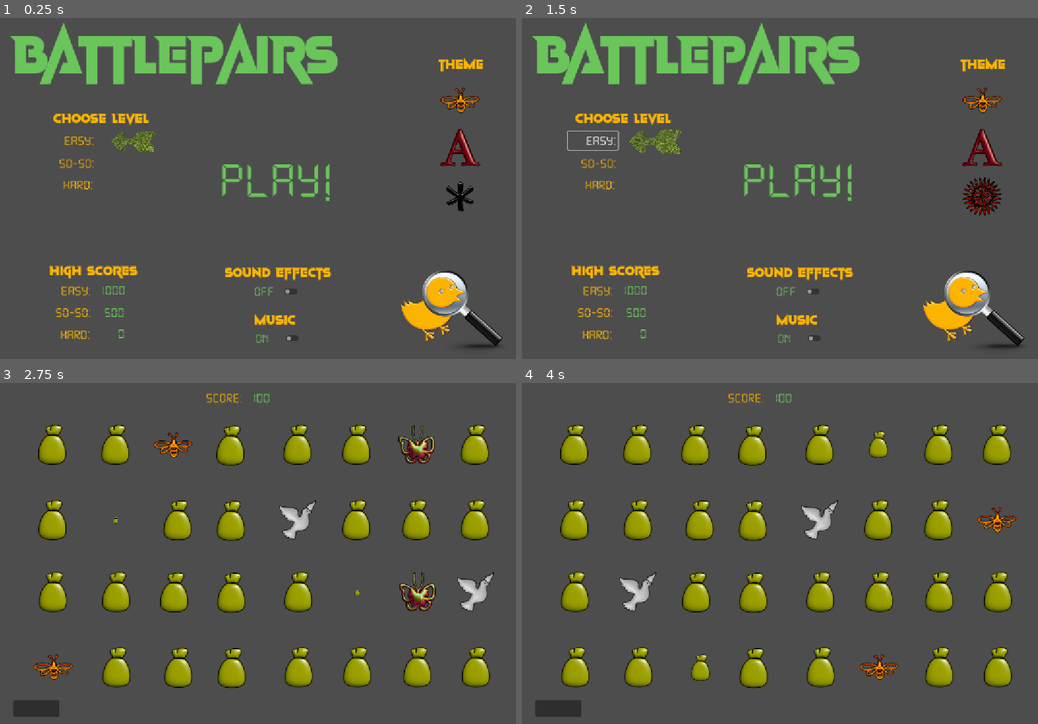
Above: before the commit, frames 1-4 (two rows, left to right).
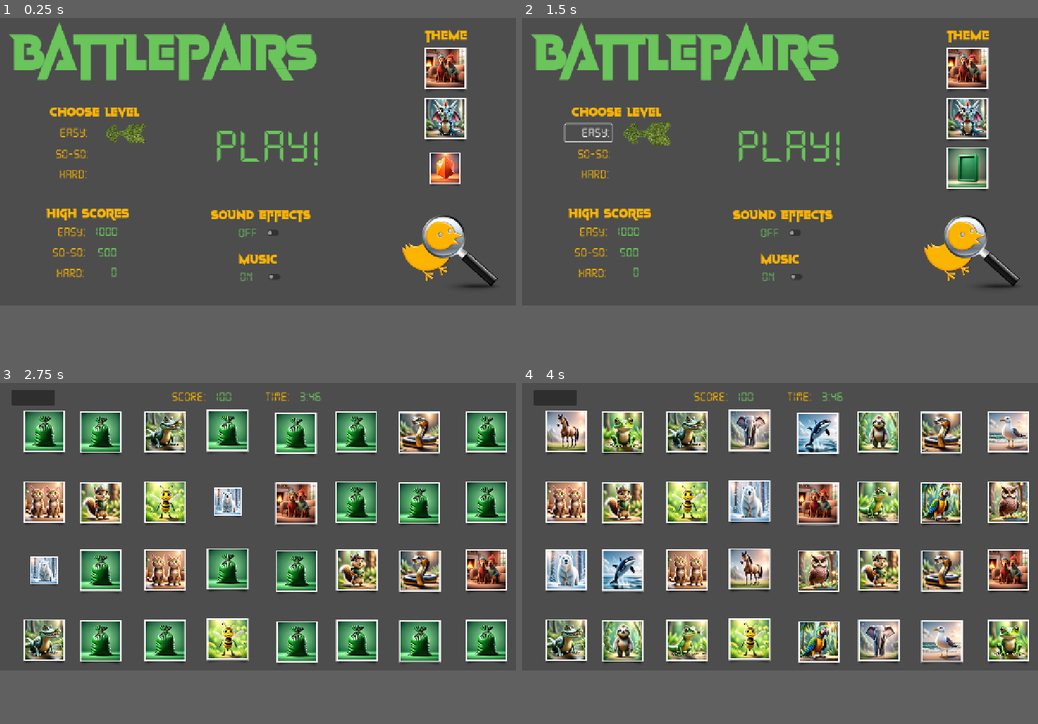
Above: after the commit, the same moments.

Repository: KentGlenn/BattlePairs-godot
Game: Godot game, scene res://scenes/main/main.tscn
The game is run twice, just before and just after one commit, with the same random seed, the same clock (stepped at 60 frames per second) and the same inputs.
Inputs (mouse positions are in pixels of both pictures, inside the frame that each line leads up to):
- Up to frame 1 (0.25 s): no input
- Up to frame 2 (1.5 s): click "Easy:" at 0.5 s; click "Easy:" at 1.25 s
- Up to frame 3 (2.75 s): click "Play!" at 2 s
- Up to frame 4 (4 s): click (558, 706) at 2.77 s; click (800, 546) at 3.5 s, where only the run before the commit has a clickable "Play!"
In our replay, the window is 800x533 before the commit and 800x450 after it. These sizes can differ from the game's own. Grey fills any space a smaller window leaves; there, only what the larger window draws over its background counts as a difference.

The runs differ from the first frame. In frame 1, 17% of the frame differs, in the area x 1-98%, y 1-97%; in frame 2, 17%; in frame 3, 39%; in frame 4, 40%, in the area x 2-99%, y 2-98%.

Commit message:
Switch to AI for themes

Diff:
--- a/project.godot
+++ b/project.godot
@@ -21,6 +21,10 @@
 
 [display]
 
-window/size/viewport_width=1200
-window/size/viewport_height=800
+window/size/viewport_width=1280
+window/size/viewport_height=720
 window/stretch/mode="canvas_items"
+
+[rendering]
+
+textures/vram_compression/import_etc2_astc=true
--- a/scenes/levels/level_1.tscn
+++ b/scenes/levels/level_1.tscn
@@ -1,22 +1,23 @@
-[gd_scene load_steps=4 format=3 uid="uid://iumu3mo5iw6d"]
+[gd_scene load_steps=5 format=3 uid="uid://iumu3mo5iw6d"]
 
 [ext_resource type="Script" uid="uid://bqonemwb1tkx2" path="res://scripts/levels/level_1/level_1.gd" id="1_ksju7"]
 [ext_resource type="PackedScene" uid="uid://botaklbao01nl" path="res://scenes/tile.tscn" id="2_6iamk"]
 [ext_resource type="FontFile" uid="uid://d4ggy3ay8vctd" path="res://fonts/DS-DIGI.TTF" id="3_nsrm0"]
+[ext_resource type="AudioStream" uid="uid://bc81hlvihbx3" path="res://assets/audio/Open Inventory Bag A.wav" id="4_x42e6"]
 
 [node name="Level1" type="Node2D"]
 script = ExtResource("1_ksju7")
 
 [node name="Button" type="Button" parent="."]
-offset_left = 30.0
-offset_top = 744.0
-offset_right = 137.0
-offset_bottom = 782.0
+offset_left = 28.0
+offset_top = 23.0
+offset_right = 135.0
+offset_bottom = 61.0
 
-[node name="Easy" type="Label" parent="."]
-offset_left = 474.0
+[node name="Score" type="Label" parent="."]
+offset_left = 421.0
 offset_top = 23.0
-offset_right = 564.0
+offset_right = 511.0
 offset_bottom = 60.0
 theme_override_colors/font_color = Color(0.988235, 0.709804, 0, 1)
 theme_override_fonts/font = ExtResource("3_nsrm0")
@@ -24,7 +25,7 @@
 text = "Score:"
 horizontal_alignment = 2
 
-[node name="Easy Points" type="Label" parent="Easy"]
+[node name="Points" type="Label" parent="Score"]
 layout_mode = 0
 offset_left = 113.0
 offset_right = 169.0
@@ -34,104 +35,128 @@
 theme_override_font_sizes/font_size = 32
 text = "100"
 
+[node name="Time" type="Label" parent="."]
+offset_left = 629.0
+offset_top = 23.0
+offset_right = 719.0
+offset_bottom = 60.0
+theme_override_colors/font_color = Color(0.988235, 0.709804, 0, 1)
+theme_override_fonts/font = ExtResource("3_nsrm0")
+theme_override_font_sizes/font_size = 32
+text = "Time:"
+horizontal_alignment = 2
+
+[node name="Elapsed" type="Label" parent="Time"]
+layout_mode = 0
+offset_left = 113.0
+offset_right = 169.0
+offset_bottom = 33.0
+theme_override_colors/font_color = Color(0.423529, 0.788235, 0.368627, 1)
+theme_override_fonts/font = ExtResource("3_nsrm0")
+theme_override_font_sizes/font_size = 32
+text = "3:46"
+
 [node name="Tiles-a" type="Node" parent="."]
 
 [node name="Tile1a" parent="Tiles-a" instance=ExtResource("2_6iamk")]
-position = Vector2(71, 100)
+position = Vector2(60, 82)
 
 [node name="Tile2a" parent="Tiles-a" instance=ExtResource("2_6iamk")]
-position = Vector2(218, 100)
+position = Vector2(200, 84)
 
 [node name="Tile3a" parent="Tiles-a" instance=ExtResource("2_6iamk")]
-position = Vector2(353, 101)
+position = Vector2(360, 83)
 
 [node name="Tile4a" parent="Tiles-a" instance=ExtResource("2_6iamk")]
-position = Vector2(486, 102)
+position = Vector2(515, 80)
 
 [node name="Tile5a" parent="Tiles-a" instance=ExtResource("2_6iamk")]
-position = Vector2(642, 100)
+position = Vector2(684, 86)
 
 [node name="Tile6a" parent="Tiles-a" instance=ExtResource("2_6iamk")]
-position = Vector2(779, 100)
+position = Vector2(834, 83)
 
 [node name="Tile7a" parent="Tiles-a" instance=ExtResource("2_6iamk")]
-position = Vector2(919, 100)
+position = Vector2(990, 85)
 
 [node name="Tile8a" parent="Tiles-a" instance=ExtResource("2_6iamk")]
-position = Vector2(1055, 100)
+position = Vector2(1157, 83)
 
 [node name="Tile9a" parent="Tiles-a" instance=ExtResource("2_6iamk")]
-position = Vector2(72, 275)
+position = Vector2(60, 257)
 
 [node name="Tile10a" parent="Tiles-a" instance=ExtResource("2_6iamk")]
-position = Vector2(219, 275)
+position = Vector2(200, 259)
 
 [node name="Tile11a" parent="Tiles-a" instance=ExtResource("2_6iamk")]
-position = Vector2(363, 276)
+position = Vector2(360, 258)
 
 [node name="Tile12a" parent="Tiles-a" instance=ExtResource("2_6iamk")]
-position = Vector2(487, 277)
+position = Vector2(515, 255)
 
 [node name="Tile13a" parent="Tiles-a" instance=ExtResource("2_6iamk")]
-position = Vector2(643, 275)
+position = Vector2(685, 261)
 
 [node name="Tile14a" parent="Tiles-a" instance=ExtResource("2_6iamk")]
-position = Vector2(779, 275)
+position = Vector2(834, 258)
 
 [node name="Tile15a" parent="Tiles-a" instance=ExtResource("2_6iamk")]
-position = Vector2(919, 275)
+position = Vector2(990, 260)
 
 [node name="Tile16a" parent="Tiles-a" instance=ExtResource("2_6iamk")]
-position = Vector2(1055, 275)
+position = Vector2(1157, 258)
 
 [node name="Tiles-b" type="Node2D" parent="."]
 
 [node name="Tile1b" parent="Tiles-b" instance=ExtResource("2_6iamk")]
-position = Vector2(73, 443)
+position = Vector2(60, 425)
 
 [node name="Tile2b" parent="Tiles-b" instance=ExtResource("2_6iamk")]
-position = Vector2(220, 443)
+position = Vector2(200, 427)
 
 [node name="Tile3b" parent="Tiles-b" instance=ExtResource("2_6iamk")]
-position = Vector2(355, 444)
+position = Vector2(360, 426)
 
 [node name="Tile4b" parent="Tiles-b" instance=ExtResource("2_6iamk")]
-position = Vector2(488, 445)
+position = Vector2(515, 423)
 
 [node name="Tile5b" parent="Tiles-b" instance=ExtResource("2_6iamk")]
-position = Vector2(644, 443)
+position = Vector2(686, 429)
 
 [node name="Tile6b" parent="Tiles-b" instance=ExtResource("2_6iamk")]
-position = Vector2(781, 443)
+position = Vector2(836, 426)
 
 [node name="Tile7b" parent="Tiles-b" instance=ExtResource("2_6iamk")]
-position = Vector2(921, 443)
+position = Vector2(992, 428)
 
 [node name="Tile8b" parent="Tiles-b" instance=ExtResource("2_6iamk")]
-position = Vector2(1057, 443)
+position = Vector2(1157, 426)
 
 [node name="Tile9b" parent="Tiles-b" instance=ExtResource("2_6iamk")]
-position = Vector2(74, 618)
+position = Vector2(60, 600)
 
 [node name="Tile10b" parent="Tiles-b" instance=ExtResource("2_6iamk")]
-position = Vector2(221, 618)
+position = Vector2(200, 602)
 
 [node name="Tile11b" parent="Tiles-b" instance=ExtResource("2_6iamk")]
-position = Vector2(365, 619)
+position = Vector2(360, 601)
 
 [node name="Tile12b" parent="Tiles-b" instance=ExtResource("2_6iamk")]
-position = Vector2(489, 620)
+position = Vector2(515, 598)
 
 [node name="Tile13b" parent="Tiles-b" instance=ExtResource("2_6iamk")]
-position = Vector2(645, 618)
+position = Vector2(687, 604)
 
 [node name="Tile14b" parent="Tiles-b" instance=ExtResource("2_6iamk")]
-position = Vector2(781, 618)
+position = Vector2(836, 601)
 
 [node name="Tile15b" parent="Tiles-b" instance=ExtResource("2_6iamk")]
-position = Vector2(921, 618)
+position = Vector2(992, 603)
 
 [node name="Tile16b" parent="Tiles-b" instance=ExtResource("2_6iamk")]
-position = Vector2(1057, 618)
+position = Vector2(1157, 601)
+
+[node name="BagOpenAudio" type="AudioStreamPlayer2D" parent="."]
+stream = ExtResource("4_x42e6")
 
 [connection signal="pressed" from="Button" to="." method="_on_button_pressed"]
--- a/scenes/main/main.tscn
+++ b/scenes/main/main.tscn
@@ -4,11 +4,11 @@
 [ext_resource type="FontFile" uid="uid://b80ijoqhwhrir" path="res://fonts/Maximum Voltage.ttf" id="1_gov4d"]
 [ext_resource type="FontFile" uid="uid://d4ggy3ay8vctd" path="res://fonts/DS-DIGI.TTF" id="2_1l04a"]
 [ext_resource type="Texture2D" uid="uid://q467xj6fh07o" path="res://assets/main/bird_mag.png" id="2_pg7vo"]
+[ext_resource type="Texture2D" uid="uid://bic46i1pt8db5" path="res://assets/themes/animal/2.png" id="4_b1x3f"]
 [ext_resource type="Script" uid="uid://c7khlgax3m3fy" path="res://scripts/main/play.gd" id="5_wc73m"]
 [ext_resource type="Texture2D" uid="uid://bmveir6oifwy0" path="res://assets/main/left_arror.png" id="5_xvgud"]
-[ext_resource type="Texture2D" uid="uid://chwcq88yhrui2" path="res://assets/themes/animal/animal_1.png" id="7_a8run"]
-[ext_resource type="Texture2D" uid="uid://dr62vcgdfwwui" path="res://assets/themes/letter/letter_1.png" id="8_ouso4"]
-[ext_resource type="Texture2D" uid="uid://dgwie230ihjud" path="res://assets/themes/snowflake/snowflake_1.png" id="9_blune"]
+[ext_resource type="Texture2D" uid="uid://drwrnj220ellh" path="res://assets/themes/fantasy/1.png" id="8_ouso4"]
+[ext_resource type="Texture2D" uid="uid://ckdka7l52dnqb" path="res://assets/themes/shapes/1.png" id="9_blune"]
 
 [sub_resource type="ShaderMaterial" id="ShaderMaterial_ouso4"]
 
@@ -16,10 +16,10 @@
 script = ExtResource("1_b1x3f")
 
 [node name="High Score" type="Label" parent="."]
-offset_left = 111.0
-offset_top = 571.0
-offset_right = 322.0
-offset_bottom = 615.0
+offset_left = 112.0
+offset_top = 468.0
+offset_right = 323.0
+offset_bottom = 512.0
 theme_override_colors/font_color = Color(0.988235, 0.709804, 0, 1)
 theme_override_fonts/font = ExtResource("1_gov4d")
 theme_override_font_sizes/font_size = 32
@@ -98,10 +98,10 @@
 horizontal_alignment = 2
 
 [node name="Sound Effects" type="Label" parent="."]
-offset_left = 522.0
-offset_top = 575.0
-offset_right = 769.0
-offset_bottom = 619.0
+offset_left = 523.0
+offset_top = 472.0
+offset_right = 770.0
+offset_bottom = 516.0
 theme_override_colors/font_color = Color(0.988235, 0.709804, 0, 1)
 theme_override_fonts/font = ExtResource("1_gov4d")
 theme_override_font_sizes/font_size = 32
@@ -120,10 +120,10 @@
 text = "Off"
 
 [node name="Music" type="Label" parent="."]
-offset_left = 588.0
-offset_top = 685.0
-offset_right = 690.0
-offset_bottom = 729.0
+offset_left = 589.0
+offset_top = 582.0
+offset_right = 691.0
+offset_bottom = 626.0
 theme_override_colors/font_color = Color(0.988235, 0.709804, 0, 1)
 theme_override_fonts/font = ExtResource("1_gov4d")
 theme_override_font_sizes/font_size = 32
@@ -142,10 +142,10 @@
 text = "On"
 
 [node name="Theme" type="Label" parent="."]
-offset_left = 1007.0
-offset_top = 90.0
-offset_right = 1136.0
-offset_bottom = 134.0
+offset_left = 1041.0
+offset_top = 26.0
+offset_right = 1170.0
+offset_bottom = 70.0
 theme_override_colors/font_color = Color(0.988235, 0.709804, 0, 1)
 theme_override_fonts/font = ExtResource("1_gov4d")
 theme_override_font_sizes/font_size = 32
@@ -153,15 +153,15 @@
 
 [node name="Animal" type="Sprite2D" parent="Theme"]
 material = SubResource("ShaderMaterial_ouso4")
-position = Vector2(63, 107)
-texture = ExtResource("7_a8run")
-
-[node name="Letter" type="Sprite2D" parent="Theme"]
-position = Vector2(63, 217)
+position = Vector2(63, 110)
+texture = ExtResource("4_b1x3f")
+
+[node name="Fantasy" type="Sprite2D" parent="Theme"]
+position = Vector2(63, 234)
 texture = ExtResource("8_ouso4")
 
-[node name="Snowflake" type="Sprite2D" parent="Theme"]
-position = Vector2(63, 331)
+[node name="Shapes" type="Sprite2D" parent="Theme"]
+position = Vector2(63, 357)
 texture = ExtResource("9_blune")
 
 [node name="Timer" type="Timer" parent="Theme"]
@@ -234,14 +234,14 @@
 position = Vector2(120, 179)
 
 [node name="BirdMag" type="Sprite2D" parent="."]
-position = Vector2(1057, 689)
+position = Vector2(1122, 591)
 texture = ExtResource("2_pg7vo")
 
 [node name="Play" type="Button" parent="."]
-offset_left = 482.0
-offset_top = 306.0
-offset_right = 805.0
-offset_bottom = 462.0
+offset_left = 504.0
+offset_top = 246.0
+offset_right = 827.0
+offset_bottom = 402.0
 theme_override_colors/font_color = Color(0.415686, 0.772549, 0.356863, 1)
 theme_override_fonts/font = ExtResource("2_1l04a")
 theme_override_font_sizes/font_size = 120
--- a/scenes/tile.tscn
+++ b/scenes/tile.tscn
@@ -1,7 +1,7 @@
 [gd_scene load_steps=3 format=3 uid="uid://botaklbao01nl"]
 
-[ext_resource type="Texture2D" uid="uid://chwcq88yhrui2" path="res://assets/themes/animal/animal_1.png" id="1_3dk36"]
 [ext_resource type="Script" uid="uid://efrlhybcu757" path="res://scenes/tile.gd" id="1_ywnoi"]
+[ext_resource type="Texture2D" uid="uid://b1aj1hrdsapo2" path="res://assets/sac.png" id="2_ywnoi"]
 
 [node name="Tile" type="Node2D"]
 script = ExtResource("1_ywnoi")
@@ -13,6 +13,6 @@
 
 [node name="Sprite" type="Sprite2D" parent="."]
 position = Vector2(49, 49)
-texture = ExtResource("1_3dk36")
+texture = ExtResource("2_ywnoi")
 
 [connection signal="pressed" from="Button" to="." method="_on_button_pressed"]
--- a/scripts/global/tile_utils.gd
+++ b/scripts/global/tile_utils.gd
@@ -1,5 +1,4 @@
 extends Node
 
 func getThemeTextureForIndex(theme, index):
-	var texture = "res://assets/themes/%s/%s_%d.png"
-	return "res://assets/themes/{theme}/{name}_{index}.png".format({"theme": theme, "name": theme, "index": index})
+	return "res://assets/themes/{theme}/{index}.png".format({"theme": theme, "index": index})
--- a/scripts/levels/level_1/level_1.gd
+++ b/scripts/levels/level_1/level_1.gd
@@ -1,11 +1,4 @@
 extends Node2D
-
-#@onready var sprites = [ \
-#$Tile1, $Tile2, $Tile3, $Tile4, \
-#$Tile5, $Tile6, $Tile7, $Tile8, \
-#$Tile9, $Tile10, $Tile11, $Tile12, \
-#$Tile13, $Tile14, $Tile15, $Tile16 \
-#]
 
 @onready var sprites_a = [ \
 $"Tiles-a/Tile1a", $"Tiles-a/Tile2a", $"Tiles-a/Tile3a", $"Tiles-a/Tile4a", \
@@ -23,21 +16,11 @@
 
 # Show rand during count down to start
 
-func setupTimer():
-	var timer := Timer.new()
-	add_child(timer)
-
-	timer.timeout.connect(_on_timer_shuffle)
-	timer.wait_time = 3.0
-	#timer.one_shot = true
-	_on_timer_shuffle()
-	timer.start()
-
-
 func setupSprites():
 	for n in sprites_a.size():
 		sprites_a[n].sprite.texture = load("res://assets/sac.png")
 		sprites_a[n].tag = n
+		$BagOpenAudio.play()
 
 	for n in sprites_b.size():
 		sprites_b[n].sprite.texture = load("res://assets/sac.png")
@@ -45,48 +28,25 @@
 
 func _ready():
 	randomize()
-# for n in sprites.size():
-	# 	sprites[n].sprite.texture = load("res://assets/sac.png")
-	# 	sprites[n].tag = n
+
 	setupSprites()
-	setupTimer()
-	# var timer := Timer.new()
-	# add_child(timer)
-
-	# timer.timeout.connect(_on_timer_shuffle)
-	# timer.wait_time = 3.0
-	# #timer.one_shot = true
-	# _on_timer_shuffle()
-	# timer.start()
-
-	#for n in sprites.size():
-		#var newTexture = load(TileUtils.getThemeTextureForIndex("animal", n+1))
-		##var s = sprites[0]
-		#sprites[n].sprite.texture = newTexture
+	shuffle()
 
 
 func _on_button_pressed() -> void:
 	SceneSwitcher.switch_to_scene("res://scenes/main/main.tscn")
 
-func shuffleTiles(sprites):
+func shuffleTiles(sprites) -> void:
 	var tween = get_tree().create_tween().bind_node(self).set_ease(Tween.EASE_IN_OUT)
 	sprites.shuffle()
 	for n in sprites_a.size():
 		var newTexture = load(TileUtils.getThemeTextureForIndex("animal", n + 1))
 		var sprite = sprites[n].sprite
-		tween.tween_property(sprite, "scale", Vector2(), .1)
+		tween.tween_property(sprite, "scale", Vector2(), .05)
 		tween.tween_property(sprite, "texture", newTexture, 0)
-		tween.tween_property(sprite, "scale", Vector2(1, 1), .1)
+		tween.tween_property(sprite, "scale", Vector2(1, 1), .05)
 
 
-func _on_timer_shuffle() -> void:
+func shuffle() -> void:
 	shuffleTiles(sprites_a)
 	shuffleTiles(sprites_b)
-	#var tween = get_tree().create_tween().bind_node(self).set_ease(Tween.EASE_IN_OUT)
-	#sprites_a.shuffle()
-	#for n in sprites_a.size():
-		#var newTexture = load(TileUtils.getThemeTextureForIndex("animal", n + 1))
-		#var sprite = sprites_a[n].sprite
-		#tween.tween_property(sprite, "scale", Vector2(), .1)
-		#tween.tween_property(sprite, "texture", newTexture, 0)
-		#tween.tween_property(sprite, "scale", Vector2(1, 1), .1)
--- a/scripts/main/main.gd
+++ b/scripts/main/main.gd
@@ -2,8 +2,8 @@
 
 @onready var my_timer = $Theme/Timer
 @onready var animal = $Theme/Animal
-@onready var letter = $Theme/Letter
-@onready var snowflake = $Theme/Snowflake
+@onready var fantasy = $Theme/Fantasy
+@onready var shapes = $Theme/Shapes
 @onready var leftArrow = $"Choose Level/LeftArrow"
 @onready var leftArrowOriginalPos = leftArrow.position
 @onready var levelSoSo = $"Choose Level/So-so"
@@ -12,11 +12,18 @@
 @onready var sosoMark = $"Choose Level/sosoMark"
 @onready var hardMark = $"Choose Level/hardMark"
 
+var bg_music := AudioStreamPlayer.new()
+
 const maxTextures = 16
 const maxThemes = 3
 
 func _ready():
 	randomize()
+
+	bg_music.stream = load("res://assets/audio/80s Odyssey Main.wav")
+	bg_music.autoplay = true
+	bg_music.volume_db = -15
+	add_child(bg_music)
 
 	# Create timer and start
 	my_timer.timeout.connect(_on_timer_timeout)
@@ -27,10 +34,6 @@
 	_on_timer_timeout()
 	animateArrow()
 
-#func getTexture(theme, index):
-	#var texture = "res://assets/themes/%s/%s_%d.png"
-	#return "res://assets/themes/{theme}/{name}_{index}.png".format({"theme": theme, "name": theme, "index": index})
-	#
 func popInOutSprite(sprite, themeName, texture):
 	var tween = get_tree().create_tween().bind_node(self).set_ease(Tween.EASE_IN_OUT)
 	var newTexture = load(TileUtils.getThemeTextureForIndex(themeName, texture))
@@ -56,8 +59,8 @@
 	var rndTheme = (randi() % maxThemes)+1
 	match rndTheme:
 		1: popInOutSprite(animal, "animal", rndTexture)
-		2: popInOutSprite(letter, "letter", rndTexture)
-		3: popInOutSprite(snowflake, "snowflake", rndTexture)
+		2: popInOutSprite(fantasy, "fantasy", rndTexture)
+		3: popInOutSprite(shapes, "shapes", rndTexture)
 	animateArrow()
 
 
Not shown, added: assets/audio/80s Odyssey Main.wav.import
Not shown, added: assets/audio/Open Inventory Bag A.wav.import
Binary file added: assets/bg.png
Not shown, added: assets/bg.png.import
Binary file changed: assets/sac.png
Not shown, changed: assets/sac.png.import
Binary file added: assets/themes/animal/1.png
Not shown, added: assets/themes/animal/1.png.import
Binary file added: assets/themes/animal/10.png
Not shown, added: assets/themes/animal/10.png.import
Binary file added: assets/themes/animal/11.png
Not shown, added: assets/themes/animal/11.png.import
(and 177 more such lines)
